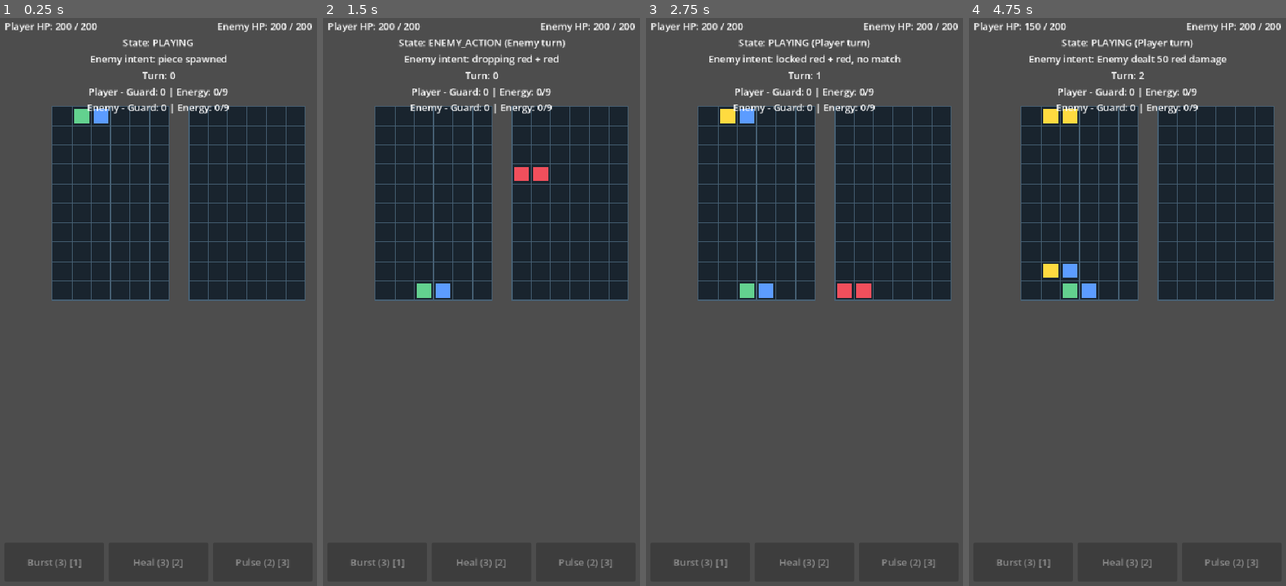
Above: before the commit, frames 1-4 (left to right).
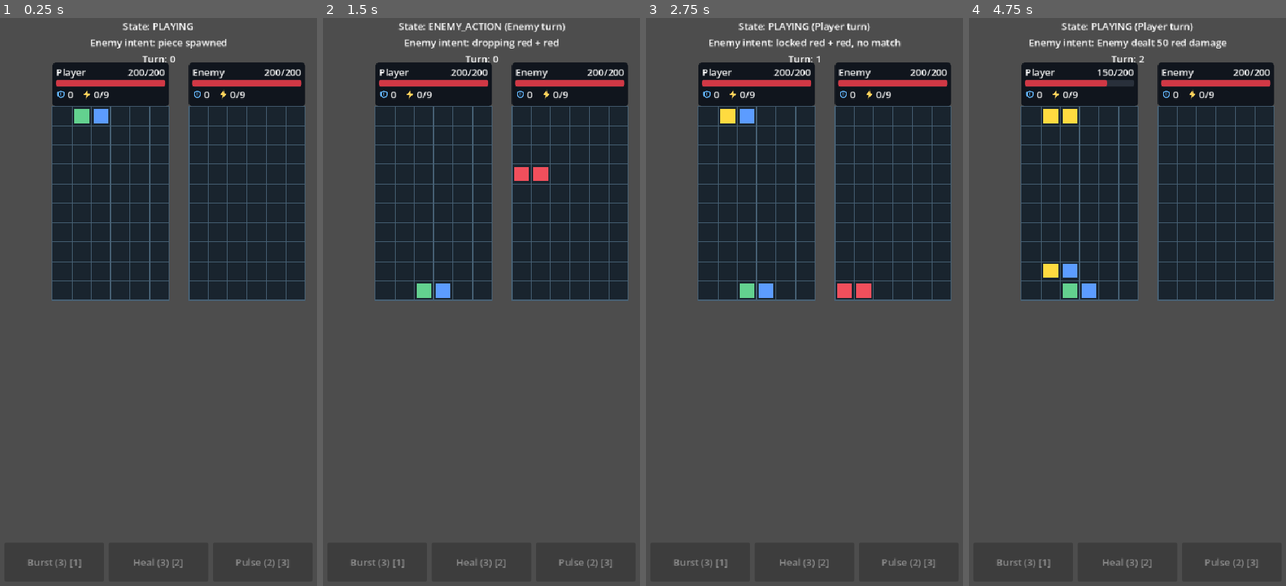
Above: after the commit, the same moments.

Repository: emarose/puzzle-fighter
Game: Godot game, scene res://scenes/main/Main.tscn
Same seed, same stepped clock (60 frames per second), same inputs: the game is played once before the commit and once after it.
Inputs:
- Up to frame 1 (0.25 s): no input
- Up to frame 2 (1.5 s): tap Enter at 0.5 s; hold Right 0.53-1.28 s; tap P at 0.6 s; tap Space at 0.77 s; hold Down from 1.28 s (still down); tap X at 1.35 s
- Up to frame 3 (2.75 s): tap Space at 1.52 s; release Down at 2.03 s; hold Right from 2.03 s (still down); tap 1 at 2.1 s
- Up to frame 4 (4.75 s): tap Space at 2.75, 3.02, 3.77, 4.52 s; release Right at 2.78 s; hold Up 2.78-3.53 s; tap 2 at 2.85 s; hold Left from 3.53 s (still down); tap 3 at 3.6 s; tap P at 4.35 s

The runs differ from the first frame. In frame 1, 7.1% of the frame differs, in the area x 1-99%, y 0-17%; in frame 2, 7.4%; in frame 3, 7.5%; in frame 4, 7.5%.

Commit message:
feat: UI improvements, StatusPanel, placeholder svgs

Diff:
--- /dev/null
+++ b/assets/ui/energy.svg
@@ -0,0 +1,3 @@
+<svg xmlns="http://www.w3.org/2000/svg" viewBox="0 0 24 24">
+  <path fill="#ffd45c" d="M13.2 1 4 13h6l-.8 10L20 10h-6l-.8-9Z"/>
+</svg>
--- /dev/null
+++ b/assets/ui/guard.svg
@@ -0,0 +1,3 @@
+<svg xmlns="http://www.w3.org/2000/svg" viewBox="0 0 24 24">
+  <path fill="#65b9ff" d="M12 2 21 6v5c0 5.3-3.7 9.1-9 11-5.3-1.9-9-5.7-9-11V6l9-4Zm0 3.1L6 7.8V11c0 3.7 2.3 6.6 6 8.2 3.7-1.6 6-4.5 6-8.2V7.8l-6-2.7Zm-1 2.4h2v5h-2zm0 6.5h2v2h-2z"/>
+</svg>
--- a/scenes/battle/Battle.tscn
+++ b/scenes/battle/Battle.tscn
@@ -12,6 +12,7 @@
 [ext_resource type="Resource" uid="uid://b8l8bte54ukun" path="res://resources/enemies/default_enemy.tres" id="10_enemy"]
 [ext_resource type="Resource" uid="uid://c3ey6o7prkbn7" path="res://resources/combat_tuning.tres" id="11_tuning"]
 [ext_resource type="Resource" uid="uid://3k4pk83oolea" path="res://resources/skills/default_skill_catalog.tres" id="12_skills"]
+[ext_resource type="PackedScene" path="res://scenes/ui/ActorStatusPanel.tscn" id="13_status_panel"]
 
 [node name="Battle" type="Node2D" unique_id=1629196341]
 script = ExtResource("1_4j9m3")
@@ -39,6 +40,9 @@
 
 [node name="PieceView" parent="PlayerBoardContainer" unique_id=607664759 instance=ExtResource("8_pieceview")]
 
+[node name="ActorStatusPanel" parent="PlayerBoardContainer" instance=ExtResource("13_status_panel")]
+position = Vector2(0, -72)
+
 [node name="EnemyBoardContainer" type="Node2D" parent="." unique_id=716373736]
 position = Vector2(320, 160)
 
@@ -49,4 +53,7 @@
 
 [node name="PieceView" parent="EnemyBoardContainer" unique_id=1107527921 instance=ExtResource("8_pieceview")]
 
+[node name="ActorStatusPanel" parent="EnemyBoardContainer" instance=ExtResource("13_status_panel")]
+position = Vector2(0, -72)
+
 [node name="BattleHud" parent="." unique_id=1013733575 instance=ExtResource("6_battlehud")]
--- /dev/null
+++ b/scenes/ui/ActorStatusPanel.tscn
@@ -0,0 +1,102 @@
+[gd_scene format=3]
+
+[ext_resource type="Script" path="res://scripts/ui/ActorStatusPanel.gd" id="1_status"]
+[ext_resource type="Texture2D" path="res://assets/ui/guard.svg" id="2_guard"]
+[ext_resource type="Texture2D" path="res://assets/ui/energy.svg" id="3_energy"]
+
+[sub_resource type="StyleBoxFlat" id="StyleBoxFlat_panel"]
+bg_color = Color(0.055, 0.075, 0.105, 0.96)
+border_color = Color(0.24, 0.31, 0.39, 1)
+corner_radius_top_left = 6
+corner_radius_top_right = 6
+corner_radius_bottom_right = 6
+corner_radius_bottom_left = 6
+content_margin_left = 6.0
+content_margin_top = 4.0
+content_margin_right = 6.0
+content_margin_bottom = 4.0
+
+[sub_resource type="StyleBoxFlat" id="StyleBoxFlat_hp_background"]
+bg_color = Color(0.16, 0.19, 0.23, 1)
+corner_radius_top_left = 3
+corner_radius_top_right = 3
+corner_radius_bottom_right = 3
+corner_radius_bottom_left = 3
+
+[sub_resource type="StyleBoxFlat" id="StyleBoxFlat_hp_fill"]
+bg_color = Color(0.82, 0.22, 0.27, 1)
+corner_radius_top_left = 3
+corner_radius_top_right = 3
+corner_radius_bottom_right = 3
+corner_radius_bottom_left = 3
+
+[node name="ActorStatusPanel" type="PanelContainer"]
+custom_minimum_size = Vector2(192, 72)
+offset_right = 192.0
+offset_bottom = 72.0
+mouse_filter = 2
+theme_override_styles/panel = SubResource("StyleBoxFlat_panel")
+script = ExtResource("1_status")
+
+[node name="Content" type="VBoxContainer" parent="."]
+layout_mode = 2
+theme_override_constants/separation = 2
+
+[node name="Heading" type="HBoxContainer" parent="Content"]
+layout_mode = 2
+theme_override_constants/separation = 4
+
+[node name="ActorName" type="Label" parent="Content/Heading"]
+layout_mode = 2
+size_flags_horizontal = 3
+text = "Actor"
+text_overrun_behavior = 3
+
+[node name="HPValue" type="Label" parent="Content/Heading"]
+layout_mode = 2
+text = "100/100"
+horizontal_alignment = 2
+
+[node name="HPBar" type="ProgressBar" parent="Content"]
+custom_minimum_size = Vector2(0, 10)
+layout_mode = 2
+show_percentage = false
+theme_override_styles/background = SubResource("StyleBoxFlat_hp_background")
+theme_override_styles/fill = SubResource("StyleBoxFlat_hp_fill")
+value = 100.0
+
+[node name="Resources" type="HBoxContainer" parent="Content"]
+layout_mode = 2
+theme_override_constants/separation = 14
+
+[node name="Guard" type="HBoxContainer" parent="Content/Resources"]
+layout_mode = 2
+theme_override_constants/separation = 3
+
+[node name="Icon" type="TextureRect" parent="Content/Resources/Guard"]
+custom_minimum_size = Vector2(16, 16)
+layout_mode = 2
+texture = ExtResource("2_guard")
+expand_mode = 1
+stretch_mode = 5
+tooltip_text = "Guard"
+
+[node name="Amount" type="Label" parent="Content/Resources/Guard"]
+layout_mode = 2
+text = "0"
+
+[node name="Energy" type="HBoxContainer" parent="Content/Resources"]
+layout_mode = 2
+theme_override_constants/separation = 3
+
+[node name="Icon" type="TextureRect" parent="Content/Resources/Energy"]
+custom_minimum_size = Vector2(16, 16)
+layout_mode = 2
+texture = ExtResource("3_energy")
+expand_mode = 1
+stretch_mode = 5
+tooltip_text = "Energy"
+
+[node name="Amount" type="Label" parent="Content/Resources/Energy"]
+layout_mode = 2
+text = "0/9"
--- a/scenes/ui/BattleHud.tscn
+++ b/scenes/ui/BattleHud.tscn
@@ -19,21 +19,6 @@
 [node name="VBoxContainer" type="VBoxContainer" parent="MarginContainer"]
 layout_mode = 2
 
-[node name="TopRow" type="HBoxContainer" parent="MarginContainer/VBoxContainer"]
-layout_mode = 2
-
-[node name="PlayerHP" type="Label" parent="MarginContainer/VBoxContainer/TopRow"]
-layout_mode = 2
-text = "Player HP: 100"
-
-[node name="Spacer" type="Control" parent="MarginContainer/VBoxContainer/TopRow"]
-layout_mode = 2
-size_flags_horizontal = 3
-
-[node name="EnemyHP" type="Label" parent="MarginContainer/VBoxContainer/TopRow"]
-layout_mode = 2
-text = "Enemy HP: 100"
-
 [node name="State" type="Label" parent="MarginContainer/VBoxContainer"]
 layout_mode = 2
 horizontal_alignment = 1
@@ -49,11 +34,6 @@
 horizontal_alignment = 1
 text = "Turn: 0"
 
-[node name="SkillStatus" type="Label" parent="MarginContainer/VBoxContainer"]
-layout_mode = 2
-horizontal_alignment = 1
-text = "Guard: 0 | Energy: 0 / 9"
-
 [node name="SkillSpacer" type="Control" parent="MarginContainer/VBoxContainer"]
 layout_mode = 2
 size_flags_vertical = 3
--- /dev/null
+++ b/scripts/ui/ActorStatusPanel.gd
@@ -0,0 +1,32 @@
+class_name ActorStatusPanel
+extends PanelContainer
+
+@onready var actor_name_label: Label = $Content/Heading/ActorName
+@onready var hp_value_label: Label = $Content/Heading/HPValue
+@onready var hp_bar: ProgressBar = $Content/HPBar
+@onready var guard_amount_label: Label = $Content/Resources/Guard/Amount
+@onready var energy_amount_label: Label = $Content/Resources/Energy/Amount
+
+func update_status(
+	actor_name: String,
+	current_hp: int,
+	max_hp: int,
+	guard: int,
+	energy: int,
+	max_energy: int
+) -> void:
+	actor_name_label.text = actor_name
+	update_hp(current_hp, max_hp)
+	guard_amount_label.text = str(maxi(0, guard))
+	var safe_max_energy: int = maxi(0, max_energy)
+	energy_amount_label.text = "%d/%d" % [
+		clampi(energy, 0, safe_max_energy),
+		safe_max_energy,
+	]
+
+func update_hp(current_hp: int, max_hp: int) -> void:
+	var safe_max_hp: int = maxi(1, max_hp)
+	var safe_current_hp: int = clampi(current_hp, 0, safe_max_hp)
+	hp_bar.max_value = safe_max_hp
+	hp_bar.value = safe_current_hp
+	hp_value_label.text = "%d/%d" % [safe_current_hp, safe_max_hp]
--- a/scripts/ui/BattleHud.gd
+++ b/scripts/ui/BattleHud.gd
@@ -1,11 +1,8 @@
 extends CanvasLayer
 
-@onready var player_hp_label: Label = $MarginContainer/VBoxContainer/TopRow/PlayerHP
-@onready var enemy_hp_label: Label = $MarginContainer/VBoxContainer/TopRow/EnemyHP
 @onready var state_label: Label = $MarginContainer/VBoxContainer/State
 @onready var enemy_action_label: Label = $MarginContainer/VBoxContainer/EnemyAction
 @onready var turn_label: Label = $MarginContainer/VBoxContainer/Turn
-@onready var skill_status_label: Label = $MarginContainer/VBoxContainer/SkillStatus
 @onready var skill_buttons_container: HBoxContainer = $MarginContainer/VBoxContainer/SkillButtons
 
 var skill_buttons: Dictionary = {}
@@ -13,6 +10,8 @@
 var battle_manager: Node
 var enemy_controller: Node
 var battle_controller: Node
+var player_status_panel: ActorStatusPanel
+var enemy_status_panel: ActorStatusPanel
 var event_bus: EventBus
 
 func _ready() -> void:
@@ -21,6 +20,12 @@
 		battle_manager = get_parent().get_node_or_null("BattleManager")
 		enemy_controller = get_parent().get_node_or_null("EnemyController")
 		battle_controller = get_parent()
+		player_status_panel = get_parent().get_node_or_null(
+			"PlayerBoardContainer/ActorStatusPanel"
+		) as ActorStatusPanel
+		enemy_status_panel = get_parent().get_node_or_null(
+			"EnemyBoardContainer/ActorStatusPanel"
+		) as ActorStatusPanel
 
 	if battle_manager != null and battle_manager.has_signal("state_changed"):
 		battle_manager.state_changed.connect(_on_state_changed)
@@ -59,7 +64,7 @@
 		button.pressed.connect(_on_skill_button_pressed.bind(definition.id))
 		skill_buttons_container.add_child(button)
 		skill_buttons[definition.id] = button
-	_update_skill_status()
+	_update_skill_buttons()
 
 func _on_event_emitted(event_name: String, payload: Dictionary) -> void:
 	match event_name:
@@ -75,14 +80,14 @@
 		"cascade_resolved":
 			enemy_action_label.text = "Enemy intent: cascade %d" % int(payload.get("cascade_count", 0))
 		"skill_energy_changed":
-			_update_skill_status()
+			_update_hud()
 			if enemy_controller != null and str(payload.get("actor_id", "")) == enemy_controller.player_state.actor_id:
 				enemy_action_label.text = "Player energy: %d / %d" % [
 					int(payload.get("energy", 0)),
 					battle_controller.get_max_energy(),
 				]
 		"skill_used":
-			_update_skill_status()
+			_update_hud()
 			enemy_action_label.text = "Skill used: %s" % str(payload.get("skill_id", ""))
 		"attack_created":
 			enemy_action_label.text = "%s matched %s: %d" % [str(payload.get("source", "")).capitalize(), str(payload.get("color", "")).capitalize(), int(payload.get("amount", 0))]
@@ -103,10 +108,10 @@
 			else:
 				enemy_action_label.text = "%s took %d damage" % [actor_name, int(payload.get("amount", 0))]
 		"guard_applied":
-			_update_skill_status()
+			_update_hud()
 			enemy_action_label.text = "%s gained %d guard" % [str(payload.get("actor_id", "")).capitalize(), int(payload.get("amount", 0))]
 		"guard_absorbed":
-			_update_skill_status()
+			_update_hud()
 			enemy_action_label.text = "%s blocked %d damage" % [str(payload.get("actor_id", "")).capitalize(), int(payload.get("amount", 0))]
 		"enemy_action_started":
 			enemy_action_label.text = "Enemy turn: resolving"
@@ -151,18 +156,12 @@
 		enemy_actor_id = enemy_controller.enemy_state.actor_id
 	if payload.get("actor_id", "") == player_actor_id:
 		var player_max_hp: int = enemy_controller.player_state.max_hp if enemy_controller != null else 0
-		player_hp_label.text = "%s HP: %d / %d" % [
-			_get_player_name(),
-			int(payload.get("current_hp", 0)),
-			player_max_hp,
-		]
+		if player_status_panel != null:
+			player_status_panel.update_hp(int(payload.get("current_hp", 0)), player_max_hp)
 	elif payload.get("actor_id", "") == enemy_actor_id:
 		var enemy_max_hp: int = enemy_controller.enemy_state.max_hp if enemy_controller != null else 0
-		enemy_hp_label.text = "%s HP: %d / %d" % [
-			_get_enemy_name(),
-			int(payload.get("current_hp", 0)),
-			enemy_max_hp,
-		]
+		if enemy_status_panel != null:
+			enemy_status_panel.update_hp(int(payload.get("current_hp", 0)), enemy_max_hp)
 
 func _update_hud() -> void:
 	if battle_manager != null:
@@ -179,18 +178,27 @@
 	else:
 		turn_label.text = "Turn: 0"
 
-	if enemy_controller != null and enemy_controller.get("player_state") != null:
+	if player_status_panel != null and enemy_controller != null and enemy_controller.get("player_state") != null:
 		var player_state: CombatState = enemy_controller.get("player_state")
-		player_hp_label.text = "%s HP: %d / %d" % [_get_player_name(), player_state.current_hp, player_state.max_hp]
-	else:
-		player_hp_label.text = "%s HP: --" % _get_player_name()
-
-	if enemy_controller != null and enemy_controller.get("enemy_state") != null:
+		player_status_panel.update_status(
+			_get_player_name(),
+			player_state.current_hp,
+			player_state.max_hp,
+			battle_controller.get_player_guard(),
+			battle_controller.get_skill_energy(),
+			battle_controller.get_max_energy()
+		)
+	if enemy_status_panel != null and enemy_controller != null and enemy_controller.get("enemy_state") != null:
 		var enemy_state: CombatState = enemy_controller.get("enemy_state")
-		enemy_hp_label.text = "%s HP: %d / %d" % [_get_enemy_name(), enemy_state.current_hp, enemy_state.max_hp]
-	else:
-		enemy_hp_label.text = "%s HP: --" % _get_enemy_name()
-	_update_skill_status()
+		enemy_status_panel.update_status(
+			_get_enemy_name(),
+			enemy_state.current_hp,
+			enemy_state.max_hp,
+			battle_controller.get_enemy_guard(),
+			battle_controller.get_enemy_energy(),
+			battle_controller.get_max_energy()
+		)
+	_update_skill_buttons()
 
 func _get_player_name() -> String:
 	if battle_manager != null and battle_manager.player_character != null:
@@ -202,26 +210,11 @@
 		return battle_manager.enemy_character.name
 	return "Enemy"
 
-func _update_skill_status() -> void:
+func _update_skill_buttons() -> void:
 	if battle_controller == null:
 		for button in skill_buttons.values():
 			button.disabled = true
 		return
-	if (
-		battle_controller.has_method("get_skill_energy")
-		and battle_controller.has_method("get_player_guard")
-		and battle_controller.has_method("get_enemy_energy")
-		and battle_controller.has_method("get_enemy_guard")
-		and battle_controller.has_method("get_max_energy")
-	):
-		skill_status_label.text = "Player - Guard: %d | Energy: %d/%d\nEnemy - Guard: %d | Energy: %d/%d" % [
-			battle_controller.get_player_guard(),
-			battle_controller.get_skill_energy(),
-			battle_controller.get_max_energy(),
-			battle_controller.get_enemy_guard(),
-			battle_controller.get_enemy_energy(),
-			battle_controller.get_max_energy(),
-		]
 	if not battle_controller.has_method("can_use_skill"):
 		for button in skill_buttons.values():
 			button.disabled = true
Not shown, added: assets/ui/energy.svg.import
Not shown, added: assets/ui/guard.svg.import
Not shown, added: scripts/ui/ActorStatusPanel.gd.uid
